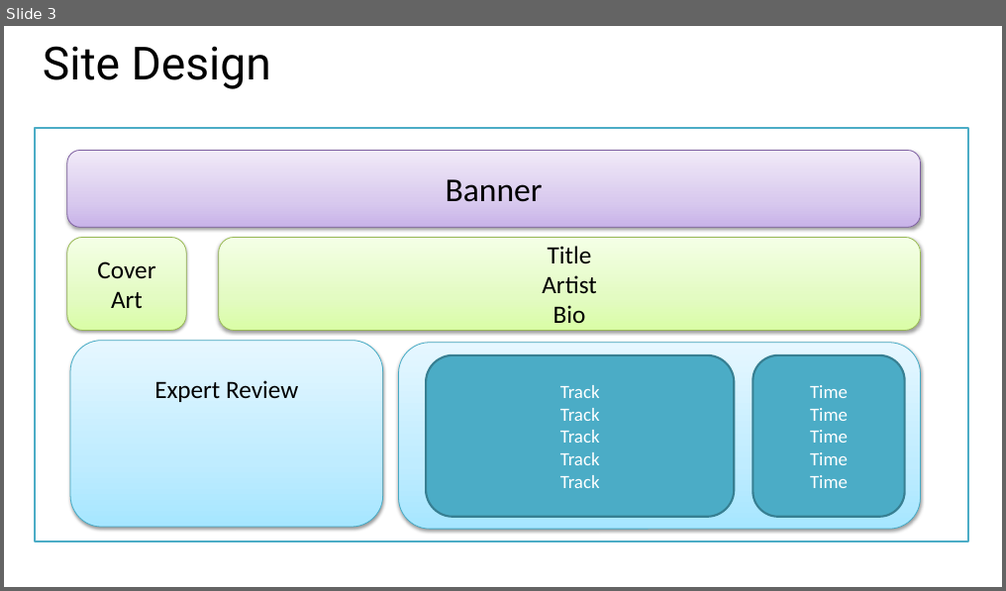
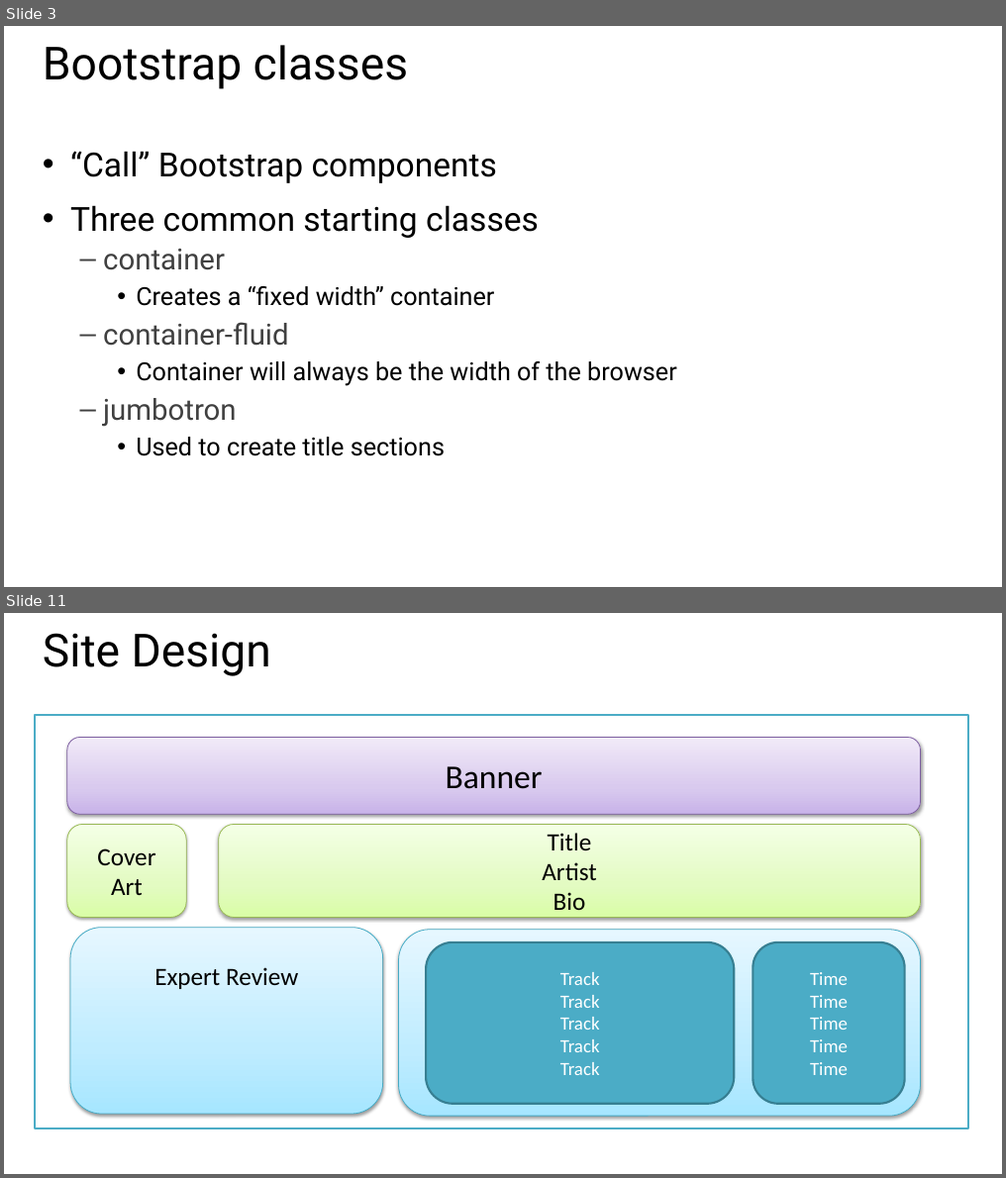
Before and after one commit to zmy/Bootstrap-edX, a slide deck: Slides/Week 1 - Part 2 - Page layout.pptx. Shown one above the other, each under a label of ours: slide 3 before the commit, slides 3 and 11 after it; the slides between them are not shown. The pictures are 1006x591 and 1006x1178 pixels, drawn with LibreOffice and Linux fonts; fonts in the diff are those of the drawing. Boxes give left, top, right and bottom in pixels: in the first picture for what was removed or moved away, otherwise in the second. Text is boxed around its words. In the diff, an @@ line names an element or a change of style, - is before the commit and + after.

```diff
--- a/Slides/Week 1 - Part 2 - Page layout.pptx
+++ b/Slides/Week 1 - Part 2 - Page layout.pptx
@@ slide 3 added at <box>4,26,1002,587</box>, background #FFFFFF @@
@@ title added at <box>43,45,408,89</box>, 44 pt, text #000000 @@
+Bootstrap classes
@@ text added at <box>70,151,677,457</box>, 24 pt, text #000000 @@
+• “Call” Bootstrap components
+• Three common starting classes
+  – container
+    • Creates a “fixed width” container
+  – container-fluid
+    • Container will always be the width of the browser
+  – jumbotron
+    • Used to create title sections
@@ what was slide 3 is now slide 11 @@
```
Also in this commit, not shown: 1 slide changed, 8 other slides added, 7 slides removed, 3 other files.
